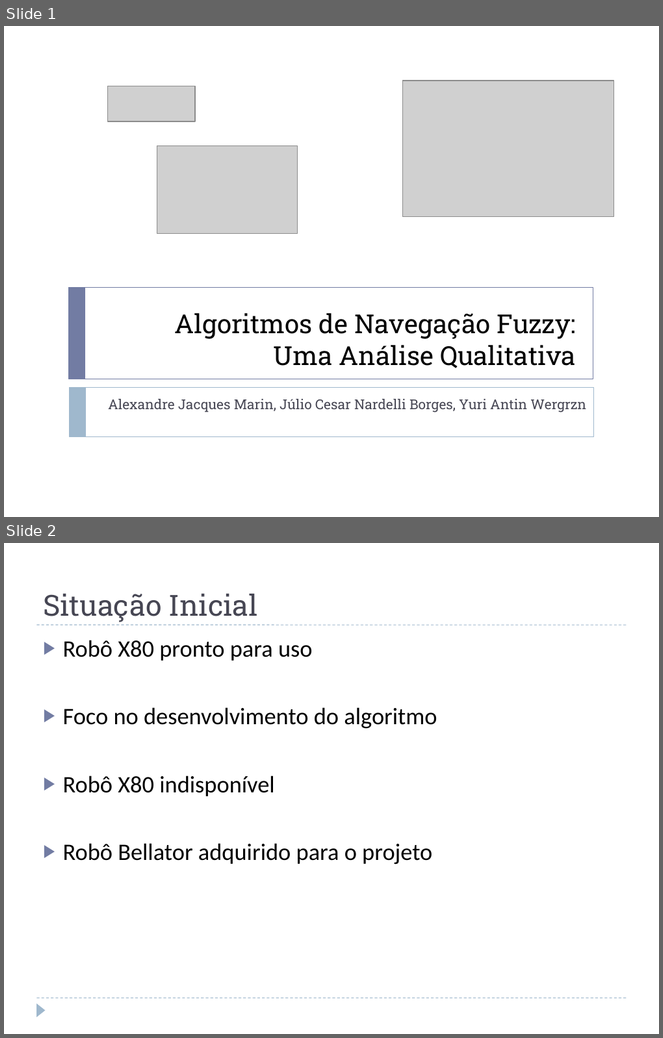
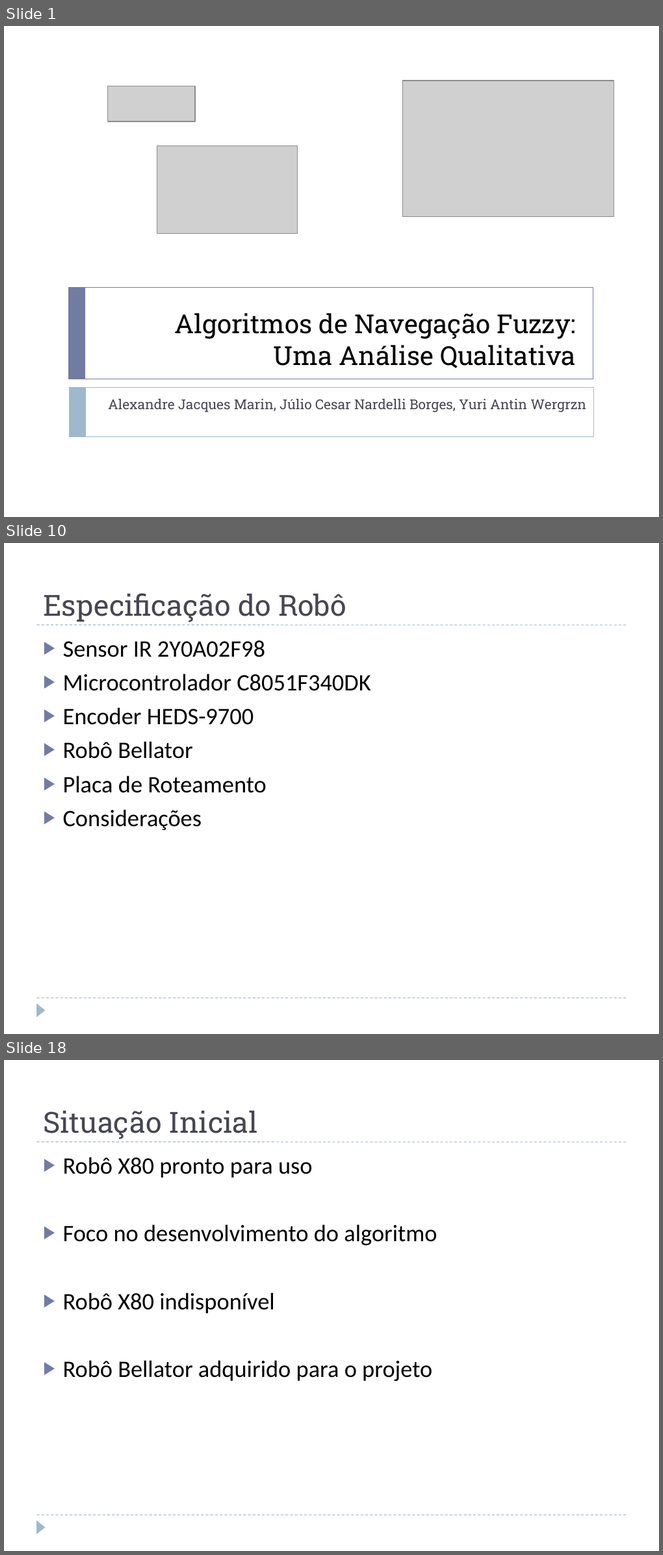
Before and after one commit to jcnborges/TCC, a slide deck: qualificacao.pptx. Shown one above the other, each under a label of ours: slides 1 and 2 before the commit, slides 1, 10 and 18 after it; the slides between them are not shown. The pictures are 663x1038 and 663x1555 pixels, drawn with LibreOffice and Linux fonts; fonts in the diff are those of the drawing; grey boxes stand for pictures. Boxes give left, top, right and bottom in pixels: in the first picture for what was removed or moved away, otherwise in the second. Text is boxed around its words. In the diff, an @@ line names an element or a change of style, - is before the commit and + after.

```diff
--- a/qualificacao.pptx
+++ b/qualificacao.pptx
@@ slide 10 added at (x1=4, y1=543, x2=659, y2=1034), background #FFFFFF; not listed: 3 template elements that a slide beside it also shows @@
@@ title added at (x1=43, y1=593, x2=347, y2=622), 32 pt, text #464653 @@
+Especificação do Robô
@@ text added at (x1=63, y1=641, x2=371, y2=830), 26 pt, text #000000 @@
+▶ Sensor IR 2Y0A02F98
+▶ Microcontrolador C8051F340DK
+▶ Encoder HEDS-9700
+▶ Robô Bellator
+▶ Placa de Roteamento
+▶ Considerações
@@ what was slide 2 is now slide 18 @@
```
Also in this commit, not shown: 15 other slides added.
